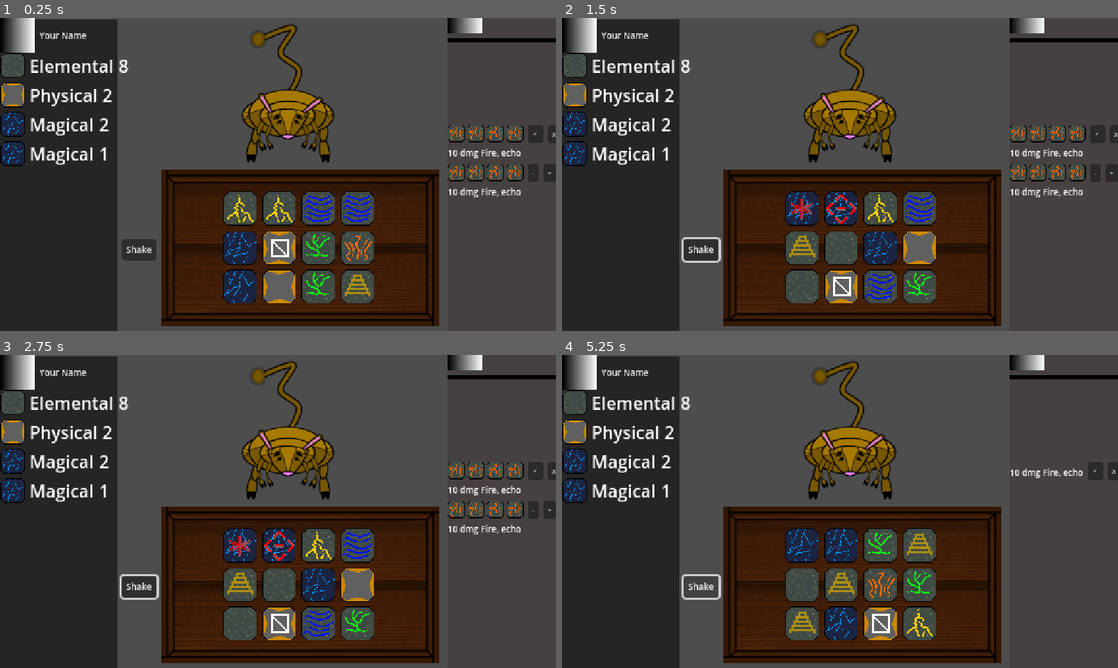
Above: before the commit, frames 1-4 (two rows, left to right).
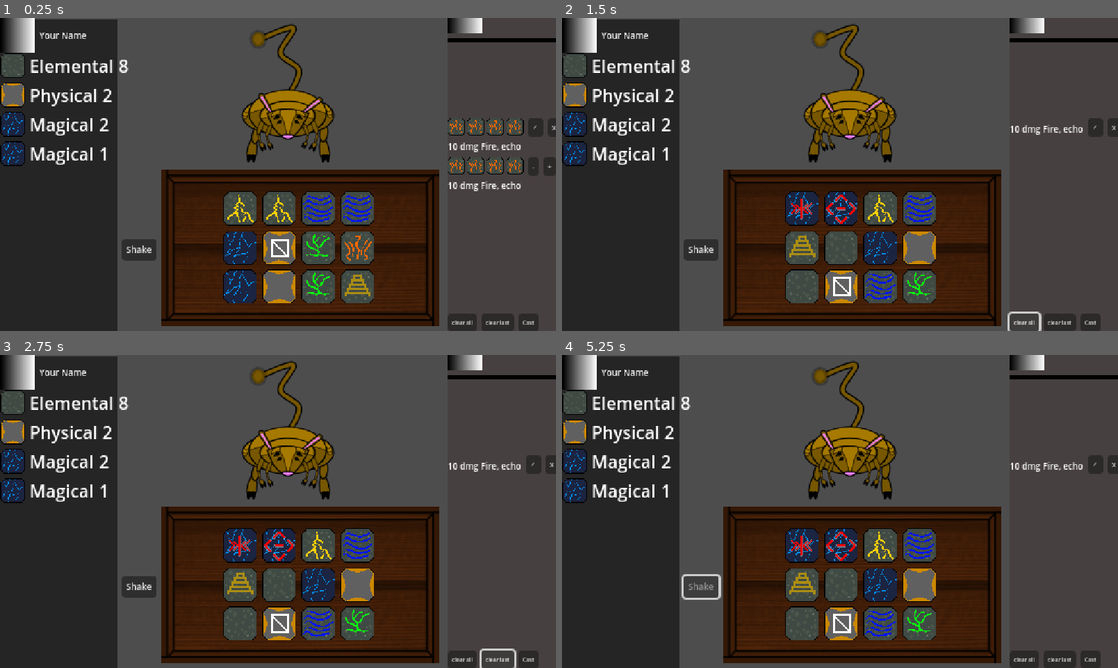
Above: after the commit, the same moments.

Repository: brianhall1313/rune-box-dice-roller
Game: Godot game, scene res://scenes/encounter.tscn
The game is run twice, just before and just after one commit, with the same random seed, the same clock (stepped at 60 frames per second) and the same inputs. The project has no main scene, so this scene is started directly.
Inputs (mouse positions are in pixels of both pictures, inside the frame that each line leads up to):
- Up to frame 1 (0.25 s): no input
- Up to frame 2 (1.5 s): click "Shake" at 0.5 s; click (1023, 321) at 1.25 s, where only the run after the commit has a clickable "clear all"
- Up to frame 3 (2.75 s): click (494, 658) at 2 s, where only the run after the commit has a clickable "clear last"
- Up to frame 4 (5.25 s): click (1090, 658) at 2.75 s, where only the run after the commit has a clickable "Cast"; click "✓" at 3.5 s; click "✓" at 4.25 s; click (701, 586) at 5 s, where only the run before the commit has a clickable "Shake"

The runs differ from the first frame. In frame 1, 2.3% of the frame differs, in the area x 80-100%, y 32-100%; in frame 2, 2.0%; in frame 3, 2.0%; in frame 4, 4.7%, in the area x 22-100%, y 32-100%.

Commit message:
UI improvements, you can clear spells from your list now

Diff:
--- a/scenes/active_panel.gd
+++ b/scenes/active_panel.gd
@@ -1,6 +1,11 @@
 extends Control
 
 @onready var box: Control = $HBoxContainer/box
+@onready var shake_box: Button = $HBoxContainer/VBoxContainer/shake_box
+
+
+func toggle_shake(active:bool)->void:
+	shake_box.disabled = !active
 
 func _on_shake_box_button_up() -> void:
 	print("shake button pressed")
--- a/scenes/box.gd
+++ b/scenes/box.gd
@@ -74,6 +74,7 @@
 		if i < 12:
 			dice[i].setup(item["name"],item["type"],item["faces"])
 			dice[i].roll()
+			dice[i].set_selected(false)
 		i += 1
 	while i < 12:
 		dice[i].set_blank()
--- a/scenes/encounter.gd
+++ b/scenes/encounter.gd
@@ -33,6 +33,7 @@
 		spell_queue.append(current_spell_selection)
 		current_spell_selection = []
 	_update_ui()
+	ui.toggle_shake(false)
 
 func clear_spell() -> void:
 	for die in current_spell_selection:
@@ -74,3 +75,33 @@
 		current_enemy.selected()
 	current_enemy = enemy
 	show_enemy_information()
+
+func clear_queue() -> void:
+	for spell in spell_queue:
+		for die:Die in spell:
+			die.set_selected(false)
+	spell_queue = []
+	print("queue cleared")
+	_update_ui()
+	ui.toggle_shake(true)
+
+func clear_last_spell() -> void:
+	if len(spell_queue) > 0:
+		var spell:Array[Die] = spell_queue.pop_back()
+		for die:Die in spell:
+			die.set_selected(false)
+	_update_ui()
+	if len(spell_queue) == 0:
+		ui.toggle_shake(true)
+
+func _on_right_panel_cast() -> void:
+	print("SPELL C-C-C-C-C-C-COMBO")
+	#TODO casting stuff
+
+
+func _on_right_panel_clear_all() -> void:
+	clear_queue()
+
+
+func _on_right_panel_clear_last() -> void:
+	clear_last_spell()
--- a/scenes/encounter.tscn
+++ b/scenes/encounter.tscn
@@ -43,3 +43,7 @@
 
 [node name="test" type="Node" parent="State_machine"]
 script = ExtResource("9_fa62c")
+
+[connection signal="cast" from="UI/right_panel" to="." method="_on_right_panel_cast"]
+[connection signal="clear_all" from="UI/right_panel" to="." method="_on_right_panel_clear_all"]
+[connection signal="clear_last" from="UI/right_panel" to="." method="_on_right_panel_clear_last"]
--- a/scenes/right_panel.gd
+++ b/scenes/right_panel.gd
@@ -8,6 +8,9 @@
 
 @onready var enemy_info_container: VBoxContainer = $VBoxContainer/enemy_info_container
 
+signal cast
+signal clear_all
+signal clear_last
 
 
 func update(args:Dictionary)->void:
@@ -24,3 +27,15 @@
 		active_spell.get_child(0).get_child(0).setup(args["spell"]["active"])
 	if args.has("enemy"):
 		enemy_info_container.update(args["enemy"])
+
+
+func _on_cast_button_up() -> void:
+	cast.emit()
+
+
+func _on_clear_last_button_up() -> void:
+	clear_last.emit()
+
+
+func _on_clear_all_button_up() -> void:
+	clear_all.emit()
--- a/scenes/right_panel.tscn
+++ b/scenes/right_panel.tscn
@@ -41,3 +41,25 @@
 
 [node name="powerable_spell" parent="VBoxContainer/spell_information/queued_spells" instance=ExtResource("3_a6yu1")]
 layout_mode = 2
+
+[node name="interact_buttons" type="HBoxContainer" parent="VBoxContainer"]
+layout_mode = 2
+
+[node name="clear_all" type="Button" parent="VBoxContainer/interact_buttons"]
+layout_mode = 2
+theme_override_font_sizes/font_size = 5
+text = "clear all"
+
+[node name="clear_last" type="Button" parent="VBoxContainer/interact_buttons"]
+layout_mode = 2
+theme_override_font_sizes/font_size = 5
+text = "clear last"
+
+[node name="cast" type="Button" parent="VBoxContainer/interact_buttons"]
+layout_mode = 2
+theme_override_font_sizes/font_size = 5
+text = "Cast"
+
+[connection signal="button_up" from="VBoxContainer/interact_buttons/clear_all" to="." method="_on_clear_all_button_up"]
+[connection signal="button_up" from="VBoxContainer/interact_buttons/clear_last" to="." method="_on_clear_last_button_up"]
+[connection signal="button_up" from="VBoxContainer/interact_buttons/cast" to="." method="_on_cast_button_up"]
--- a/scenes/ui.gd
+++ b/scenes/ui.gd
@@ -14,3 +14,6 @@
 	right_panel.update({
 		"enemy":enemy
 	})
+
+func toggle_shake(active:bool)->void:
+	active_panel.toggle_shake(active)
